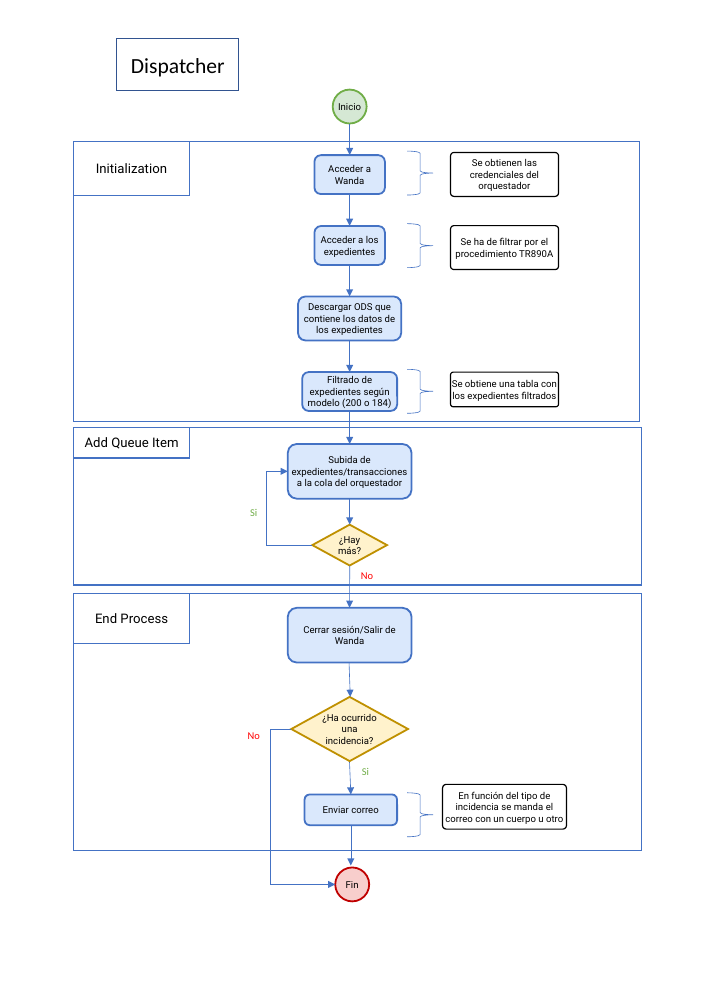
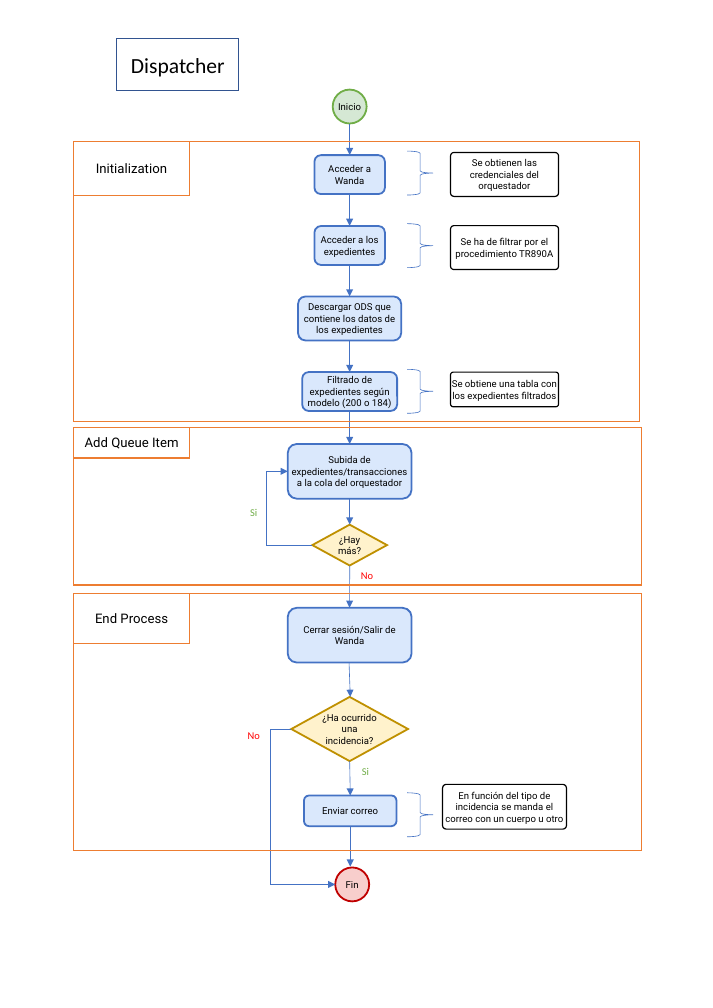
Before and after one commit to GITXunta/Xunta, a slide deck: slide 1 of SDD/HLD.pptx. Drawn at 713x1008 pixels with LibreOffice and Linux fonts; fonts in the diff are those of the drawing. Boxes give left, top, right and bottom in pixels: in the first picture for what was removed or moved away, otherwise in the second. Text is boxed around its words. In the diff, an @@ line names an element or a change of style, - is before the commit and + after.

```diff
--- a/SDD/HLD.pptx
+++ b/SDD/HLD.pptx
@@ outline #4472C4 1 pt to #ED7D31 1 pt in 6 elements at (73,141,189,196), (73,428,190,459), (73,594,190,644), (73,428,641,585), (73,594,641,851), (73,141,639,422) @@
```
Also in this commit, not shown: 1 other slide changed, 12 other files.
